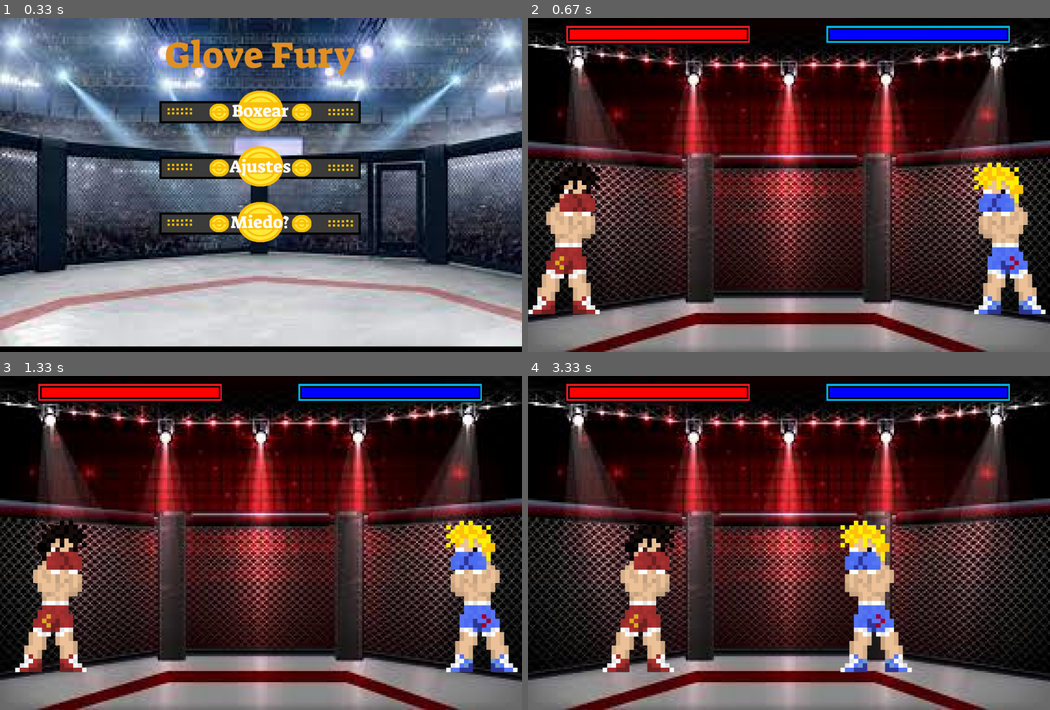
Above: before the commit, frames 1-4 (two rows, left to right).
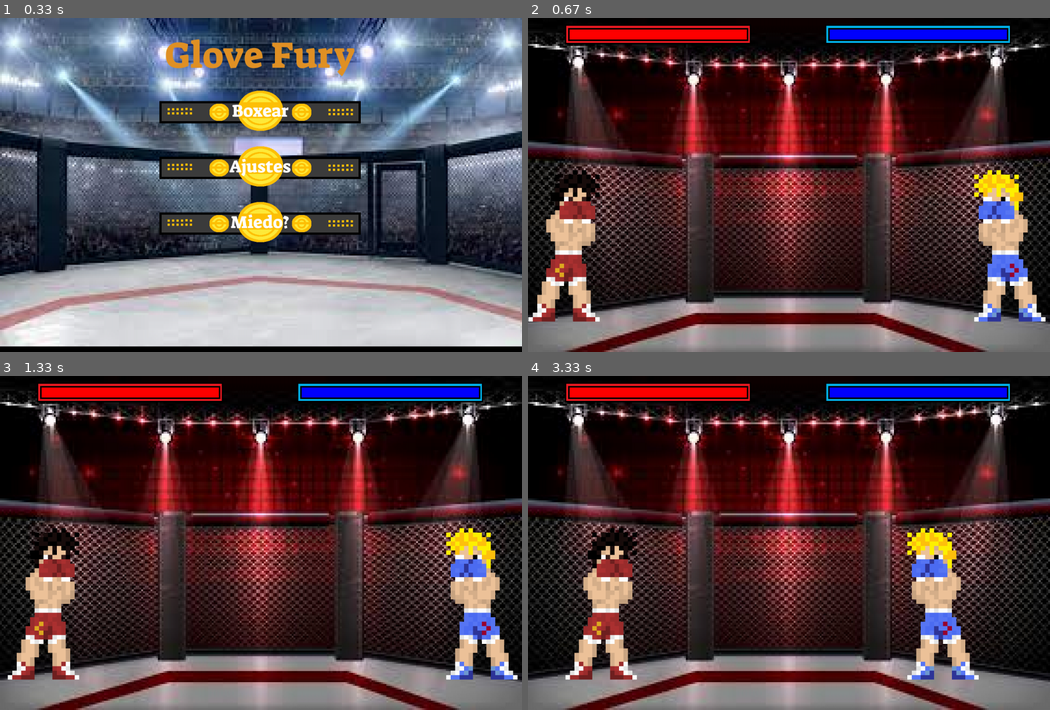
Above: after the commit, the same moments.

Repository: Tobve/Glove-Fury
Game: pygame game, started from Glove-Fury/main.py
Same seed, same stepped clock (60 frames per second), same inputs: the game is played once before the commit and once after it.
Inputs:
- Up to frame 1 (0.33 s): no input
- Up to frame 2 (0.67 s): click "Boxear" at 0.38 s
- Up to frame 3 (1.33 s): tap D at 0.67 s
- Up to frame 4 (3.33 s): hold Left 2-2.53 s; hold Left 2.57-2.97 s; hold A 2.57-2.97 s; hold Right from 3 s (still down); hold D from 3 s (still down)

Frame 1 is identical in both runs. In frame 2, 5.0% of the frame differs, in the area x 0-100%, y 43-91%; in frame 3, 5.8%; in frame 4, 13%, in the area x 7-87%, y 43-91%.

Commit message:
Ajustado la velocidad y posiciones de los peleadores

Diff:
--- a/Glove-Fury/main.py
+++ b/Glove-Fury/main.py
@@ -32,12 +32,12 @@
 
     #Variables para las posiciones
     Peleador1_x = -320
-    Peleador1_Y = 30
+    Peleador1_Y = 50
     Peleador2_x = 1200
-    Peleador2_Y = 30
+    Peleador2_Y = 50
 
     #Variable para añadir velocidad
-    Velocidad = 20
+    Velocidad = 10
 
     #Variables de golpeos
     Golpe_rojo = 0
